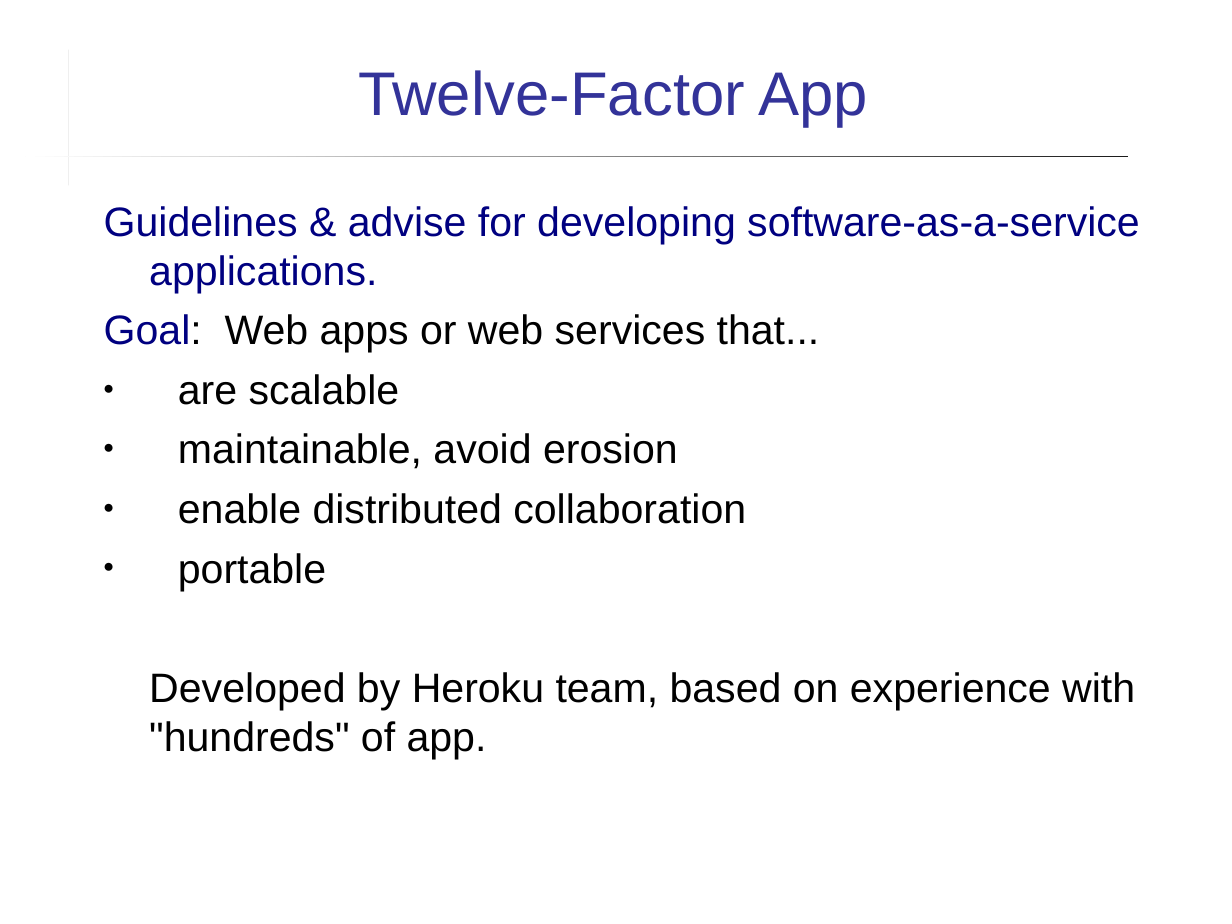
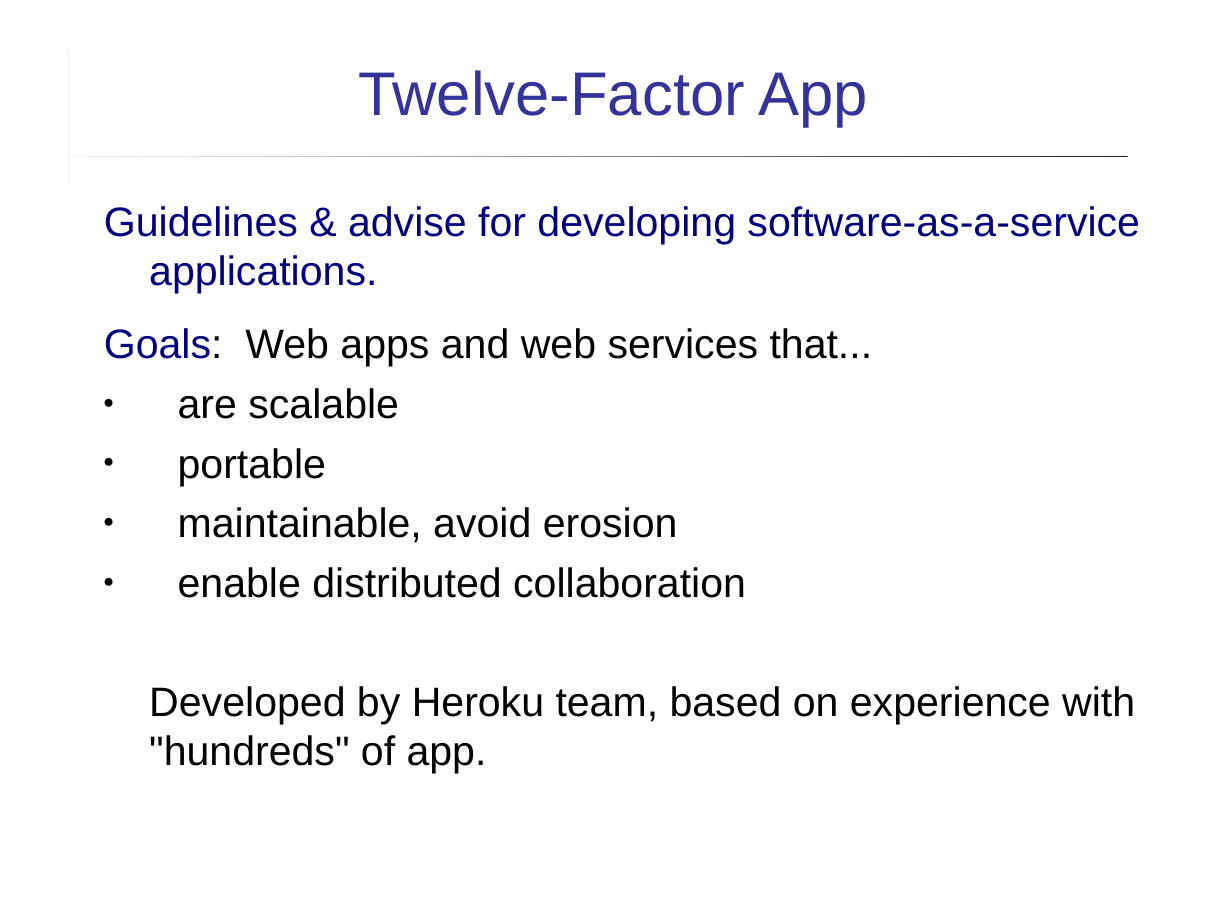
Before and after one commit to cpske/ISP, a slide deck: slide 2 of web/12FactorApp.ppt. Drawn at 1232x924 pixels with LibreOffice and Linux fonts; fonts in the diff are those of the drawing. Boxes give left, top, right and bottom in pixels: in the first picture for what was removed or moved away, otherwise in the second. Text is boxed around its words. In the diff, an @@ line names an element or a change of style, - is before the commit and + after.

```diff
--- a/web/12FactorApp.ppt
+++ b/web/12FactorApp.ppt
@@ text at (x1=104, y1=328, x2=873, y2=367): text changed @@
-Goal: Web apps or web services that...
+Goals: Web apps and web services that...
@@ text at (x1=178, y1=448, x2=326, y2=486): paragraph added @@
+● portable
@@ text at (x1=178, y1=553, x2=326, y2=591): paragraph removed @@
-● portable
```
Also in this commit, not shown: 2 other slides changed, 6 other files.
